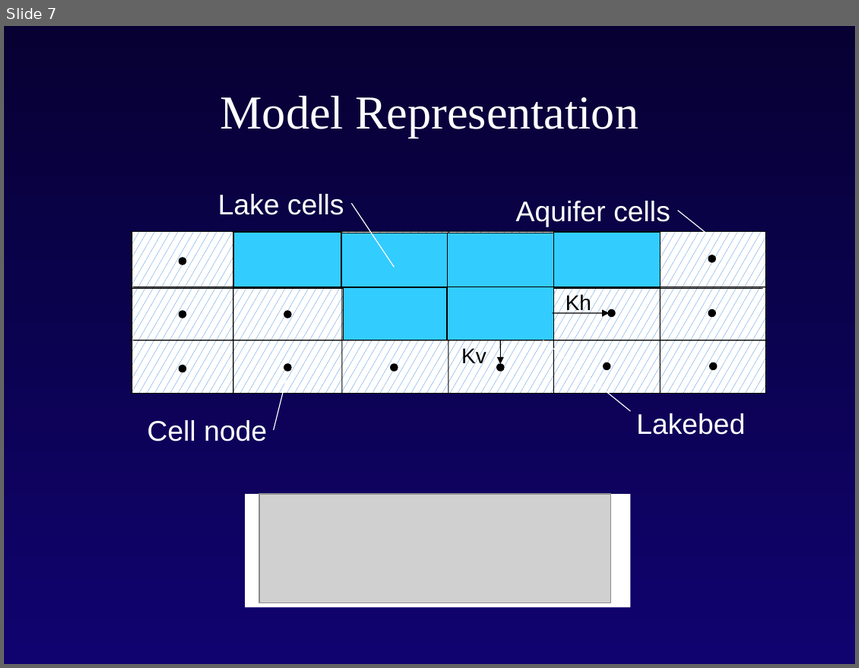
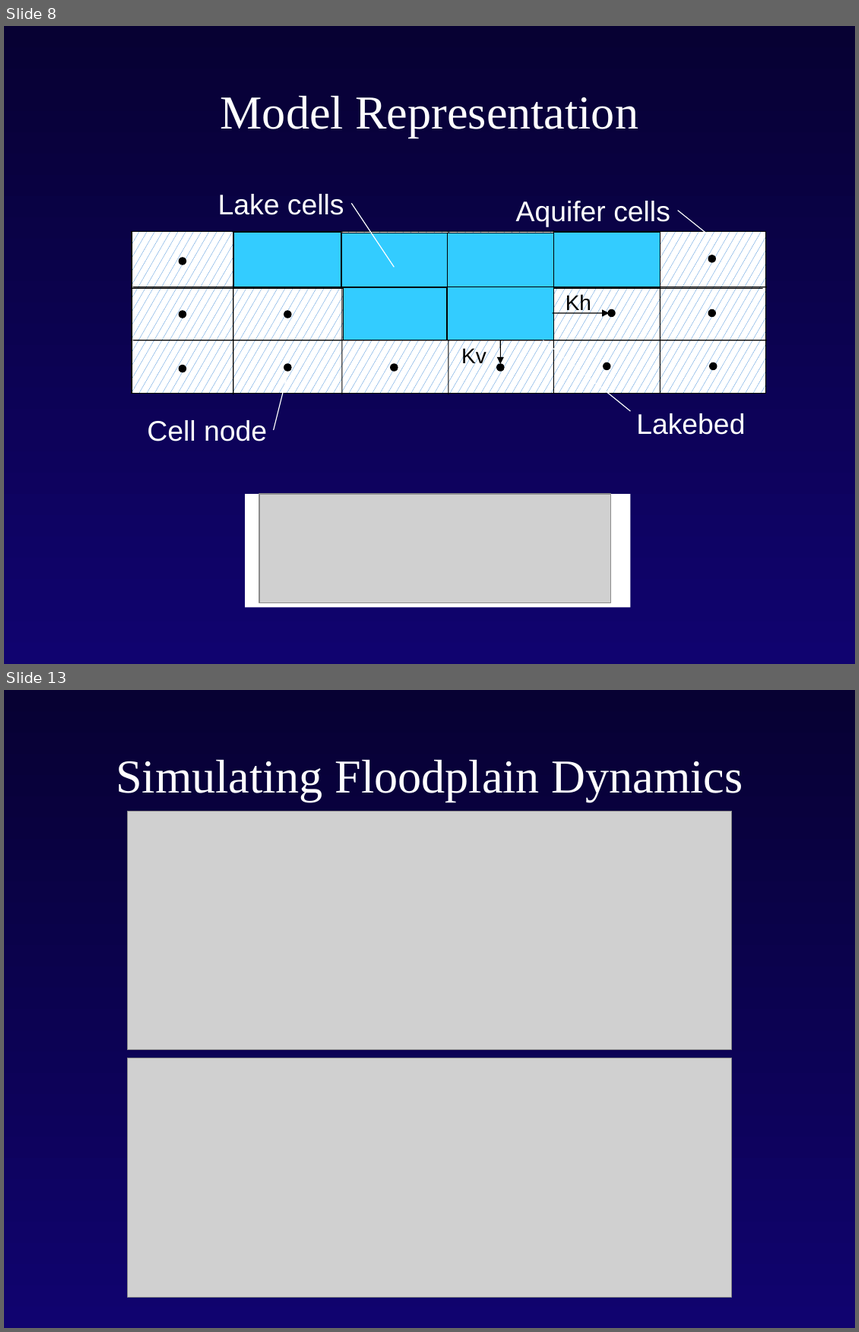
Before and after one commit to rniswon/gsflowID2447_classrepo, a slide deck: presentations/Niswonger/Intro_modflow_E.pptx. Shown one above the other, each under a label of ours: slide 7 before the commit, slides 8 and 13 after it; the slides between them are not shown. The pictures are 859x668 and 859x1332 pixels, drawn with LibreOffice and Linux fonts; fonts in the diff are those of the drawing; grey boxes stand for pictures; background and template pictures are left out. Boxes give left, top, right and bottom in pixels: in the first picture for what was removed or moved away, otherwise in the second. Text is boxed around its words. In the diff, an @@ line names an element or a change of style, - is before the commit and + after.

```diff
--- a/presentations/Niswonger/Intro_modflow_E.pptx
+++ b/presentations/Niswonger/Intro_modflow_E.pptx
@@ slide 13 added at box(4, 690, 855, 1328), background gradient #070133 to #10036F @@
@@ title added at box(116, 759, 743, 802), 40 pt, text #FFFFFF @@
+Simulating Floodplain Dynamics
@@ picture added at box(127, 811, 732, 1050) @@
@@ picture added at box(127, 1059, 732, 1298) @@
@@ what was slide 7 is now slide 8 @@
```
Also in this commit, not shown: 1 slide changed, 5 other slides added, 2 slides removed.
